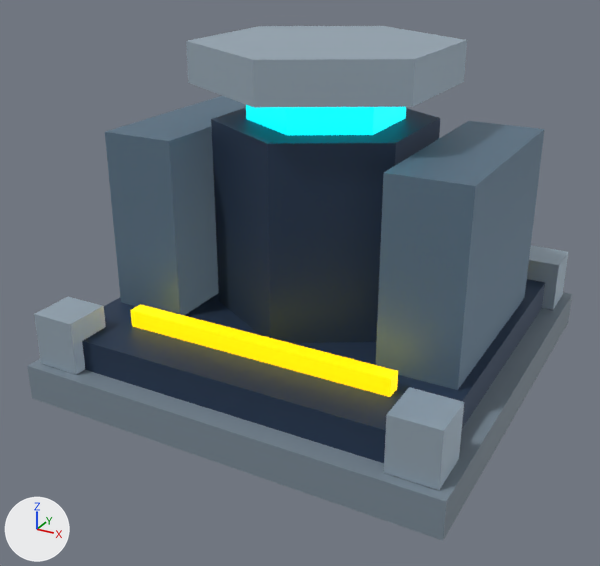
Before and after pictures for a commit that changed the glTF model assets/models/generator_low.glb.
Rendered twice from a camera (50 mm lens) standing at (2.36, -4.64, 2.85) and looking at (-0.05, -0.24, 0.66). The axes (+X, +Y, +Z) are drawn at lower left. The lights are the same throughout. The picture after the commit comes second.

The first picture shows 'Cooling pack', 'Cooling pack.001', 'Copper bus.001', 'Corner lock.001', 'Corner lock.002', 'Corner lock.003', 'Flux chamber', 'Flux vessel', 'Foundation', 'Reactor cap', 'Undercarriage'.
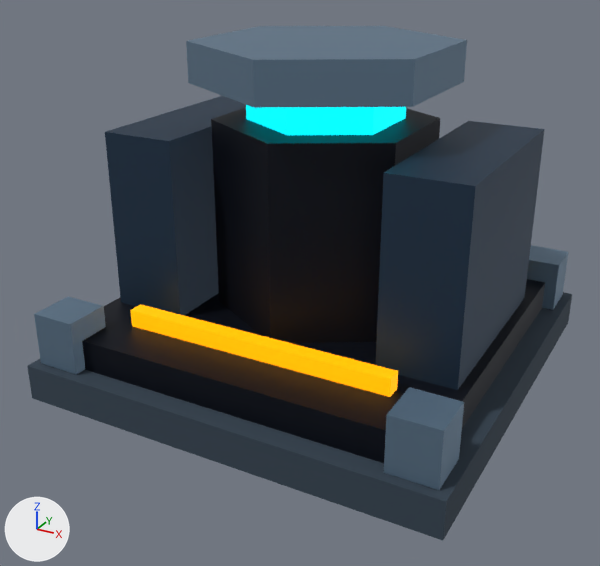
Location of each change, (x1, y1, x2, y2) in pixels of the pictures (600 x 566 px):
'Flux vessel', recoloured (dark blue to black)
    both: (211, 107, 440, 343)
'Cooling pack.001', recoloured (blue to dark blue)
    both: (376, 121, 545, 390)
'Foundation', recoloured (greyish blue to dark blue)
    both: (27, 292, 572, 540)
'Undercarriage', recoloured (darker)
    both: (82, 279, 545, 463)
'Cooling pack', recoloured (blue to dark blue)
    both: (105, 96, 246, 315)
'Reactor cap', recoloured (light grey to blue)
    both: (186, 26, 467, 108)
'Copper bus.001', recoloured
    both: (131, 304, 398, 397)
'Corner lock.003', recoloured (darker)
    both: (384, 387, 464, 490)
'Corner lock.001', recoloured (darker)
    both: (34, 297, 106, 375)
'Corner lock.002', recoloured (darker)
    both: (527, 245, 568, 310)

What changed in the scene script:
```text
Change mat_concrete:
    mat_concrete.base_color: (0.204, 0.263, 0.318) -> (0.0343, 0.0561, 0.0823)  # greyish blue #7d8c99 -> dark blue #344351
Change mat_dark:
    mat_dark.base_color: (0.0314, 0.0588, 0.114) -> (0.00243, 0.00478, 0.0123)  # dark blue #32455f -> black #080f1d
Change mat_edge:
    mat_edge.base_color: (0.412, 0.51, 0.596) -> (0.141, 0.223, 0.314)  # light grey #acbdcb -> blue #698298
Change mat_armor:
    mat_armor.base_color: (0.149, 0.235, 0.322) -> (0.0194, 0.0452, 0.0844)  # blue #6c859a -> dark blue #263c52
Change mat_amber:
    mat_amber.emission_color: (1.0, 0.667, 0.0) -> (1.0, 0.402, 0.0)  # yellow #ffd500 -> orange #ffaa00
```
